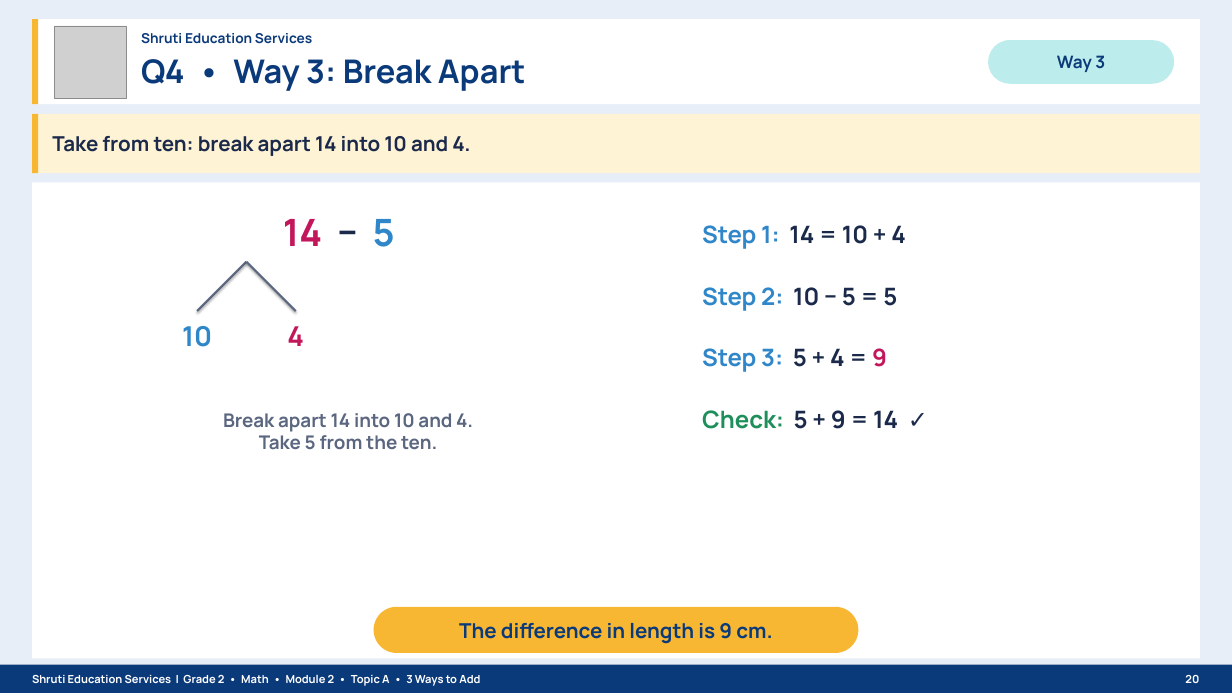
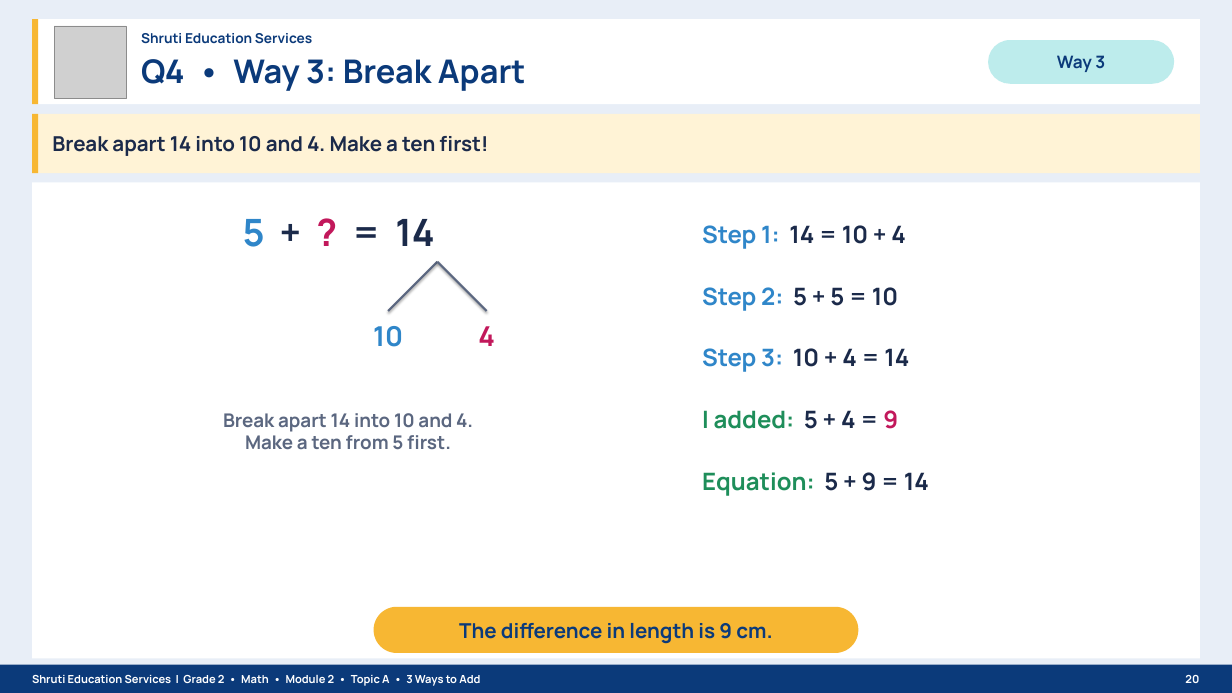
Before and after one commit to naazshru/project-duplication, a slide deck: slide 20 of Grade2_EM2_M2_TopicA_Lessons1-4_3_Ways_to_Add_Shruti_Education_Services.pptx. Drawn at 1232x693 pixels with LibreOffice and Linux fonts; fonts in the diff are those of the drawing; grey boxes stand for pictures. Boxes give left, top, right and bottom in pixels: in the first picture for what was removed or moved away, otherwise in the second. Text is boxed around its words. In the diff, an @@ line names an element or a change of style, - is before the commit and + after.

```diff
--- a/Grade2_EM2_M2_TopicA_Lessons1-4_3_Ways_to_Add_Shruti_Education_Services.pptx
+++ b/Grade2_EM2_M2_TopicA_Lessons1-4_3_Ways_to_Add_Shruti_Education_Services.pptx
@@ text at [52, 136, 488, 156]: text changed @@
-Take from ten: break apart 14 into 10 and 4.
+Break apart 14 into 10 and 4. Make a ten first!
@@ text at [243, 219, 434, 247]: text changed; text colour #C2185B to #1B2A4A @@
-14 − 5
+5 + ? = 14
@@ 2 texts, 2 lines: place and size @@
-2 texts, 2 lines at [182, 262, 304, 347]
+2 texts, 2 lines at [373, 262, 495, 347]
@@ text at [702, 287, 898, 311]: text changed @@
-Step 2: 10 − 5 = 5
+Step 2: 5 + 5 = 10
@@ text at [702, 348, 909, 372]: text changed; text colour #2F86C9 to #1B2A4A @@
-Step 3: 5 + 4 = 9
+Step 3: 10 + 4 = 14
@@ text at [702, 410, 898, 429]: text changed; text colour #1B2A4A to #1E8E5A @@
-Check: 5 + 9 = 14 ✓
+I added: 5 + 4 = 9
@@ text at [245, 435, 451, 450]: text changed @@
-Take 5 from the ten.
+Make a ten from 5 first.
@@ text added at [702, 472, 929, 496], 28 pt, text #1E8E5A, bold @@
+Equation: 5 + 9 = 14
```
Also in this commit, not shown: 30 other slides changed, 10 slides added, 10 slides removed, 1 other file.
